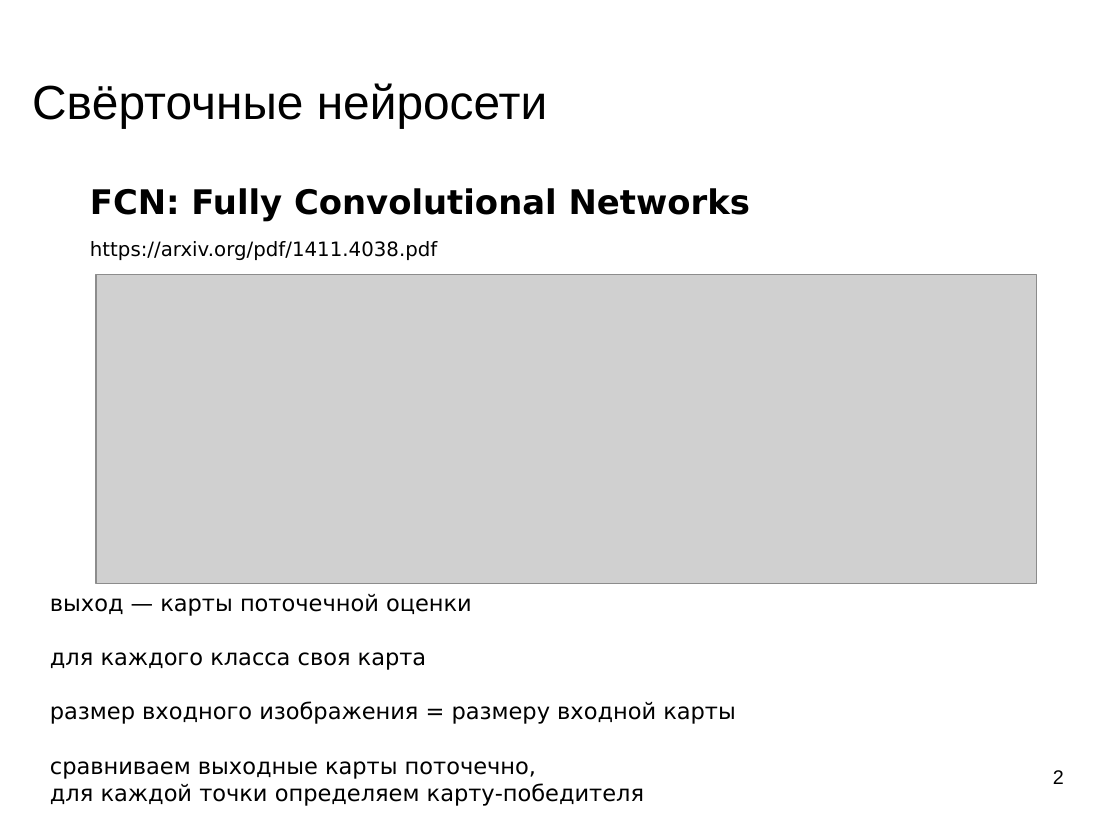
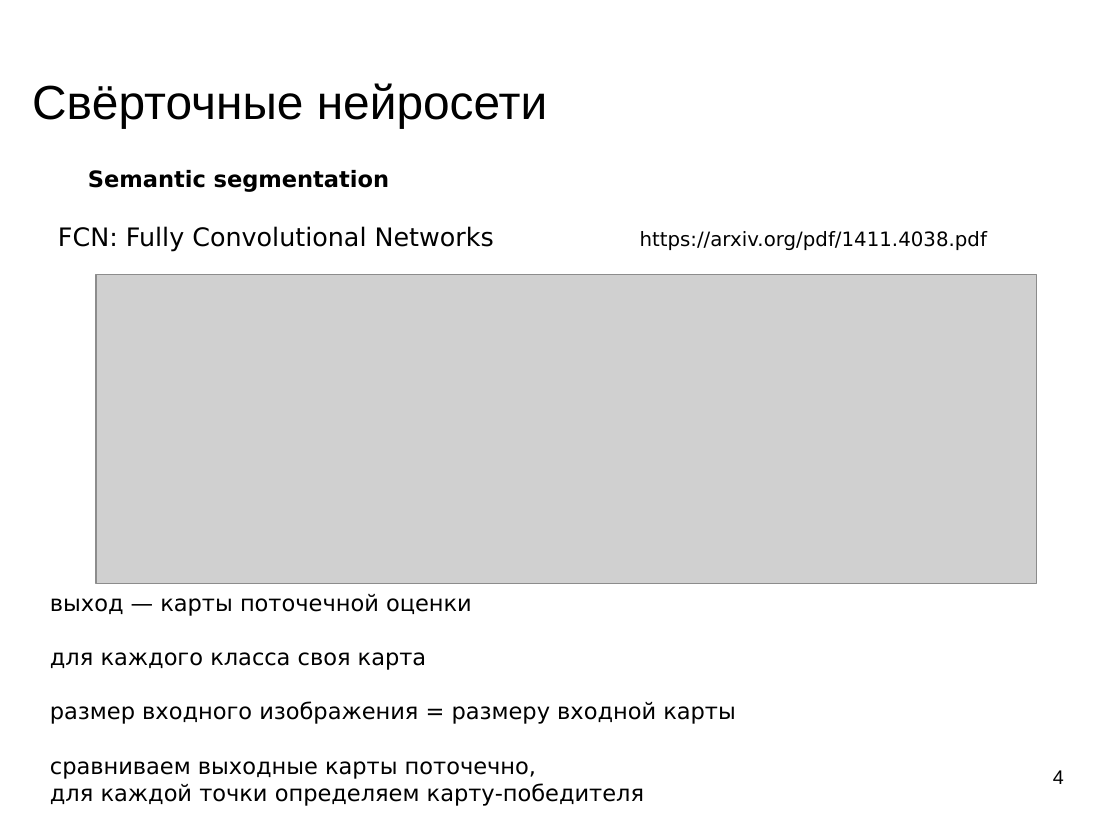
Before and after one commit to mechanoid5/ml_lectorium_legacy, a slide deck: slide 4 of 28-object-loc-img.odp (slide 2 before the commit). Drawn at 1120x840 pixels with LibreOffice and Linux fonts; fonts in the diff are those of the drawing; grey boxes stand for pictures; background and template pictures are left out. Boxes give left, top, right and bottom in pixels: in the first picture for what was removed or moved away, otherwise in the second. Text is boxed around its words. In the diff, an @@ line names an element or a change of style, - is before the commit and + after.

```diff
--- a/28-object-loc-img.odp
+++ b/28-object-loc-img.odp
@@ text added at (88,170,389,192), 16 pt, text #000000, bold @@
+Semantic segmentation
@@ text removed at (90,188,750,221) @@
-FCN: Fully Convolutional Networks
@@ text at (58,226,987,252): text changed @@
-https://arxiv.org/pdf/1411.4038.pdf
+FCN: Fully Convolutional Networks https://arxiv.org/pdf/1411.4038.pdf
@@ page number at (1053,770,1064,784): text changed @@
-2
+4
```
Also in this commit, not shown: 2 slides added, 3 other files.
